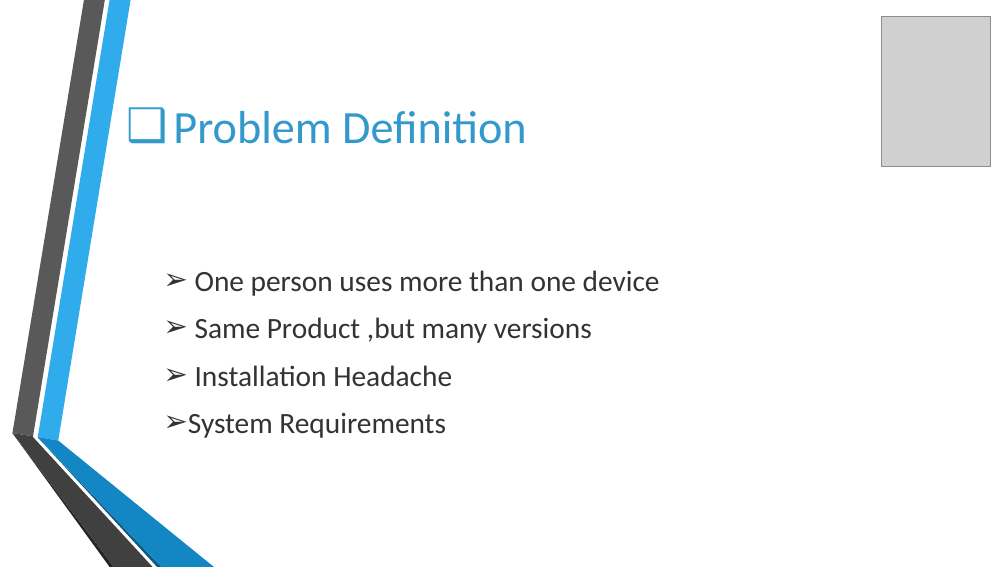
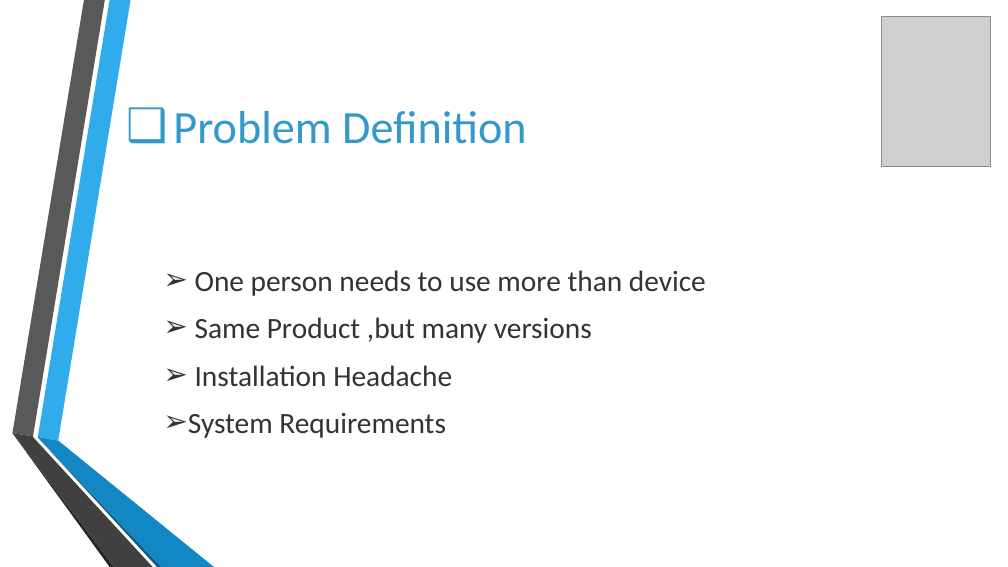
Before and after one commit to FouadAmin/BIMgo-GP, a slide deck: slide 4 of Presentation/BIMgoPPT2.pptx. Drawn at 1008x567 pixels with LibreOffice and Linux fonts; fonts in the diff are those of the drawing; grey boxes stand for pictures; background and template pictures are left out. Boxes give left, top, right and bottom in pixels: in the first picture for what was removed or moved away, otherwise in the second. Text is boxed around its words. In the diff, an @@ line names an element or a change of style, - is before the commit and + after.

```diff
--- a/Presentation/BIMgoPPT2.pptx
+++ b/Presentation/BIMgoPPT2.pptx
@@ text at (195,270,706,296): text changed @@
-➢ One person uses more than one device
+➢ One person needs to use more than device
```
Also in this commit, not shown: 40 other files.
